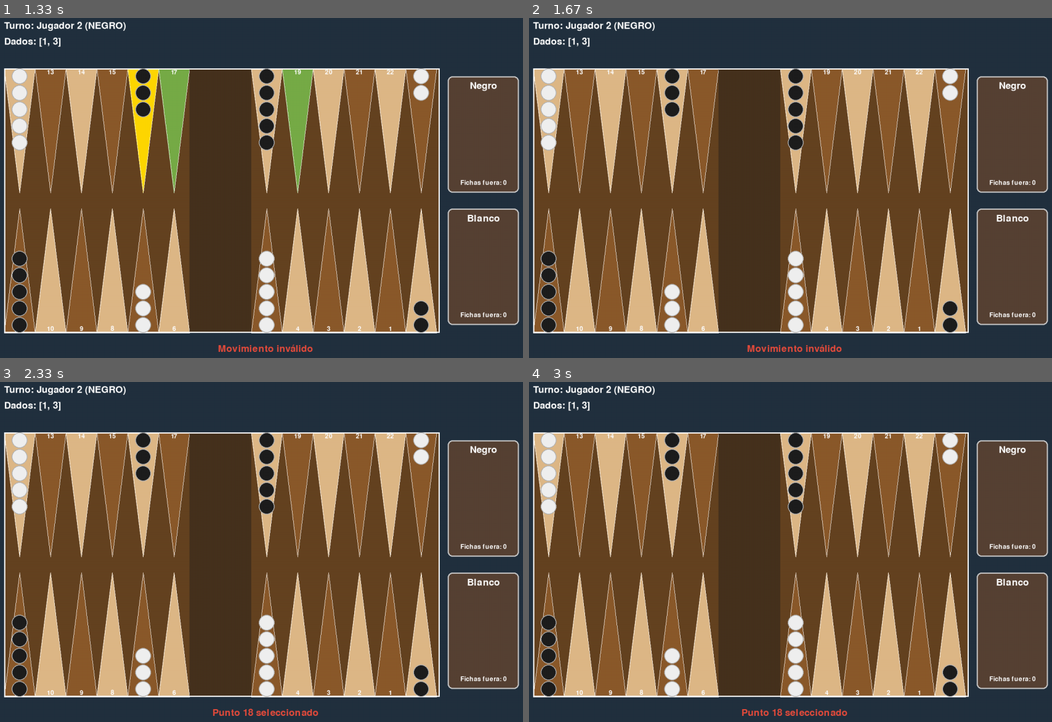
Above: before the commit, frames 1-4 (two rows, left to right).
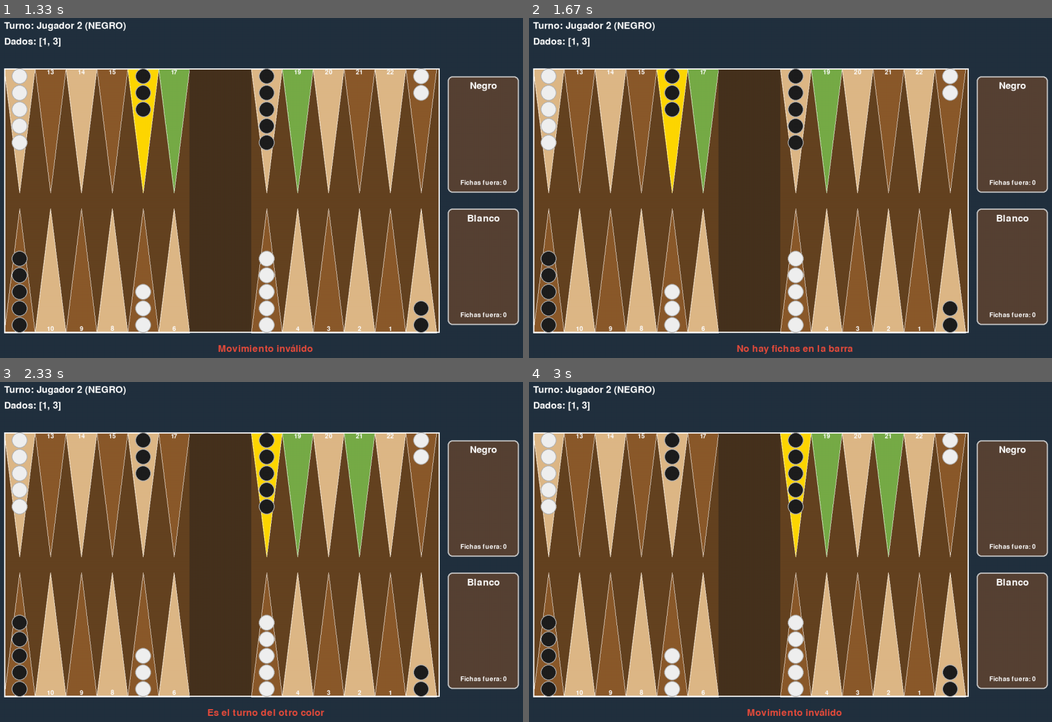
Above: after the commit, the same moments.

Repository: um-computacion/computacion-2025-backgammon-joaqfernandez
Game: pygame game, started from pygame_ui/pygame_ui.py
Two runs of this game, one before a commit and one after it. Both use one fixed random seed, a clock stepped at 60 frames per second and the inputs below.
Inputs (mouse positions are in pixels of both pictures, inside the frame that each line leads up to):
- Up to frame 1 (1.33 s): click (266, 191) at 0.38 s; click (130, 194) at 0.72 s; click (94, 273) at 1.05 s
- Up to frame 2 (1.67 s): click (748, 133) at 1.38 s
- Up to frame 3 (2.33 s): click (277, 436) at 1.72 s; click (240, 647) at 2.05 s
- Up to frame 4 (3 s): click (1004, 688) at 2.38 s

Frame 1 is identical in both runs. In frame 2, 3.2% of the frame differs, in the area x 24-62%, y 15-99%; in frame 3, 3.0%; in frame 4, 3.0%.

Commit message:
arreglo final con ia

Diff:
--- a/pygame_ui/pygame_ui.py
+++ b/pygame_ui/pygame_ui.py
@@ -79,6 +79,25 @@
         mitad_tablero = self.__tablero_y__ + self.__tablero_alto__ // 2
         alto_area = self.__tablero_alto__ // 2 - 40
 
+        barra_x = self.__tablero_x__ + 6 * self.__ancho_punto__
+        barra_ancho = 2 * self.__ancho_punto__
+        barra_alto = self.__tablero_alto__ // 2
+
+        self.__rect_barra_superior__ = pygame.Rect(
+            barra_x,
+            self.__tablero_y__,
+            barra_ancho,
+            barra_alto
+        )
+
+        self.__rect_barra_inferior__ = pygame.Rect(
+            barra_x,
+            self.__tablero_y__ + barra_alto,
+            barra_ancho,
+            barra_alto
+        )
+
+
         self.__area_fuera_negro__ = pygame.Rect(
             self.__area_fuera_x__,
             self.__tablero_y__ + 20,
@@ -263,6 +282,23 @@
 
         barra_x = self.__tablero_x__ + 6 * self.__ancho_punto__ + self.__ancho_punto__
 
+        if hasattr(self, "__rect_barra_inferior__"):
+            if self.__punto_seleccionado__ == "barra_blanco":
+                pygame.draw.rect(
+                    self.__pantalla__,
+                    self.__color_seleccion__,
+                    self.__rect_barra_inferior__,
+                    3,
+                    border_radius=12
+                )
+            if self.__punto_seleccionado__ == "barra_negro":
+                pygame.draw.rect(
+                    self.__pantalla__,
+                    self.__color_seleccion__,
+                    self.__rect_barra_superior__,
+                    3,
+                    border_radius=12
+                )
         # Fichas blancas en la barra
         fichas_blanco = self.__juego__.tablero.fichas_en_barra("BLANCO")
         if fichas_blanco > 0:
@@ -338,6 +374,37 @@
                 rect_mas = superficie_mas.get_rect(center=(area_rect.centerx, y_pos + self.__radio_ficha__ + 15))
                 self.__pantalla__.blit(superficie_mas, rect_mas)
 
+    def __dibujar_info_fuera__(self, area_rect: pygame.Rect, titulo: str, cantidad: int, color_ficha: tuple):
+        if not area_rect:
+            return
+
+        titulo_superficie = self.__fuente_texto__.render(titulo, True, self.__color_texto__)
+        titulo_rect = titulo_superficie.get_rect(center=(area_rect.centerx, area_rect.top + 25))
+        self.__pantalla__.blit(titulo_superficie, titulo_rect)
+
+        cantidad_texto = f"Fichas fuera: {cantidad}"
+        cantidad_superficie = self.__fuente_pequeña__.render(cantidad_texto, True, self.__color_texto__)
+        cantidad_rect = cantidad_superficie.get_rect(center=(area_rect.centerx, area_rect.bottom - 25))
+        self.__pantalla__.blit(cantidad_superficie, cantidad_rect)
+
+        fichas_visibles = min(cantidad, 5)
+        if fichas_visibles:
+            espacio = self.__radio_ficha__ * 2 + 6
+            ancho_total = (fichas_visibles - 1) * espacio
+            x_inicio = area_rect.centerx - ancho_total // 2
+            y_pos = (area_rect.top + area_rect.bottom) // 2
+
+            for i in range(fichas_visibles):
+                x = x_inicio + i * espacio
+                pygame.draw.circle(self.__pantalla__, color_ficha, (x, y_pos), self.__radio_ficha__)
+                pygame.draw.circle(self.__pantalla__, self.__color_borde_ficha__, (x, y_pos), self.__radio_ficha__, 2)
+
+            if cantidad > fichas_visibles:
+                texto_mas = f"+{cantidad - fichas_visibles}"
+                superficie_mas = self.__fuente_pequeña__.render(texto_mas, True, self.__color_texto__)
+                rect_mas = superficie_mas.get_rect(center=(area_rect.centerx, y_pos + self.__radio_ficha__ + 15))
+                self.__pantalla__.blit(superficie_mas, rect_mas)
+
 
 
     def dibujar_info_turno(self):
@@ -375,7 +442,7 @@
         self.__mensaje__ = mensaje
         self.__tiempo_mensaje__ = pygame.time.get_ticks()
 
-    def obtener_punto_desde_posicion(self, pos: tuple) -> int:
+    def obtener_punto_desde_posicion(self, pos: tuple):
         x, y = pos
 
         if hasattr(self, "__area_fuera_blanco__"):
@@ -383,6 +450,14 @@
                 return self.__destino_fuera_blanco__
             if self.__area_fuera_negro__.collidepoint(pos):
                 return self.__destino_fuera_negro__
+
+        if self.__juego__ and hasattr(self, "__rect_barra_inferior__"):
+            if self.__rect_barra_inferior__.collidepoint(pos):
+                return "barra_blanco"
+            if self.__rect_barra_superior__.collidepoint(pos):
+                return "barra_negro"
+
+
 
 
         # Verificar si está dentro del tablero
@@ -418,6 +493,16 @@
 
         punto_clickeado = self.obtener_punto_desde_posicion(pos)
         print(f"Click en punto: {punto_clickeado}")
+
+
+        if isinstance(punto_clickeado, str) and punto_clickeado.startswith("barra"):
+            if self.__punto_seleccionado__ == punto_clickeado:
+                self.__punto_seleccionado__ = None
+                self.__movimientos_posibles__ = []
+                return
+            self.__seleccionar_barra__(punto_clickeado)
+            return
+
 
         if punto_clickeado is None:
             # Click fuera del tablero, deseleccionar
@@ -478,17 +563,47 @@
                     self.mostrar_mensaje(f"✗ Error: {e}")
             else:
                 # Cambiar selección a este punto si es del jugador actual
-                color_actual = self.__juego__.turno_actual.color
-                punto = self.__juego__.tablero.obtener_puntos()[punto_clickeado]
-
-                if punto["color"] == color_actual and punto["cantidad"] > 0:
-                    self.__punto_seleccionado__ = punto_clickeado
-                    todos_movimientos = self.__juego__.obtener_movimientos_legales()
-                    self.__movimientos_posibles__ = [
-                        m for m in todos_movimientos if m[0] == punto_clickeado
-                    ]
+                if isinstance(punto_clickeado, str) and punto_clickeado.startswith("barra"):
+                    self.__seleccionar_barra__(punto_clickeado)
                 else:
-                    self.mostrar_mensaje("Movimiento inválido")
+                    color_actual = self.__juego__.turno_actual.color
+                    punto = self.__juego__.tablero.obtener_puntos()[punto_clickeado]
+
+                    if punto["color"] == color_actual and punto["cantidad"] > 0:
+                        self.__punto_seleccionado__ = punto_clickeado
+                        todos_movimientos = self.__juego__.obtener_movimientos_legales()
+                        self.__movimientos_posibles__ = [
+                            m for m in todos_movimientos if m[0] == punto_clickeado
+                        ]
+                    else:
+                        self.mostrar_mensaje("Movimiento inválido")
+
+    def __seleccionar_barra__(self, identificador: str):
+        if not self.__juego__ or not self.__juego__.turno_actual:
+            return
+
+        color_barra = "BLANCO" if identificador == "barra_blanco" else "NEGRO"
+
+        if self.__juego__.turno_actual.color != color_barra:
+            self.mostrar_mensaje("Es el turno del otro color")
+            return
+
+        if self.__juego__.tablero.fichas_en_barra(color_barra) == 0:
+            self.mostrar_mensaje("No hay fichas en la barra")
+            return
+
+        movimientos = self.__juego__.obtener_movimientos_legales()
+        movimientos_barra = [m for m in movimientos if m[0] == -1]
+
+        if not movimientos_barra:
+            self.mostrar_mensaje("No hay movimientos disponibles desde la barra")
+            return
+
+        self.__punto_seleccionado__ = identificador
+        self.__movimientos_posibles__ = movimientos_barra
+
+        color_texto = "blanca" if color_barra == "BLANCO" else "negra"
+        self.mostrar_mensaje(f"Barra {color_texto} seleccionada")
 
     def dibujar_menu(self):
         self.dibujar_fondo()
